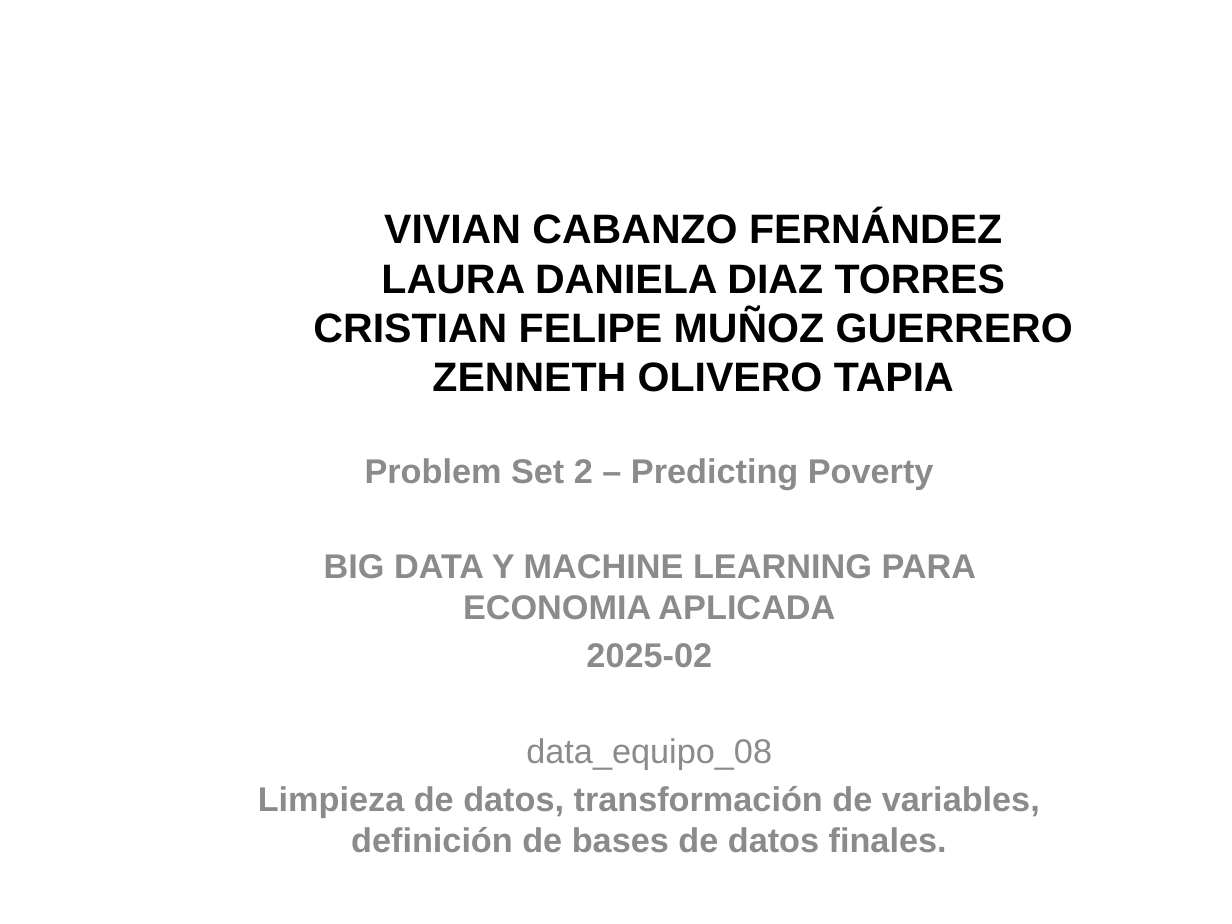
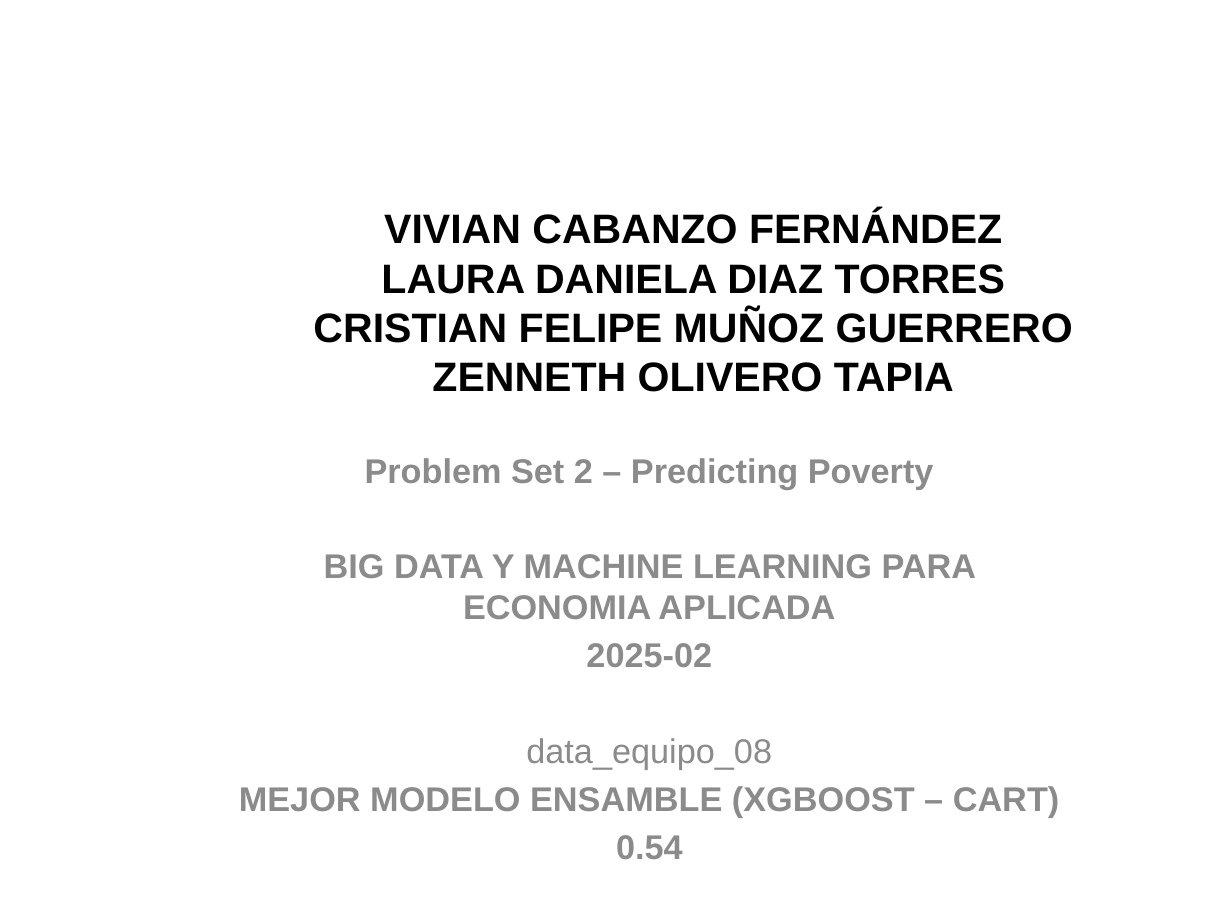
Before and after one commit to VivianCabanzo/Taller2_Predicting-Poverty, a slide deck: slide 1 of Presentaciones/best_equipo_08.pptx. Drawn at 1232x924 pixels with LibreOffice and Linux fonts; fonts in the diff are those of the drawing; background and template pictures are left out. Boxes give left, top, right and bottom in pixels: in the first picture for what was removed or moved away, otherwise in the second. Text is boxed around its words. In the diff, an @@ line names an element or a change of style, - is before the commit and + after.

```diff
--- a/Presentaciones/best_equipo_08.pptx
+++ b/Presentaciones/best_equipo_08.pptx
@@ subtitle at [239, 786, 1060, 859]: text changed @@
-Limpieza de datos, transformación de variables, definición de bases de datos finales.
+MEJOR MODELO ENSAMBLE (XGBOOST – CART)
+0.54
```
Also in this commit, not shown: 3 slides added.
